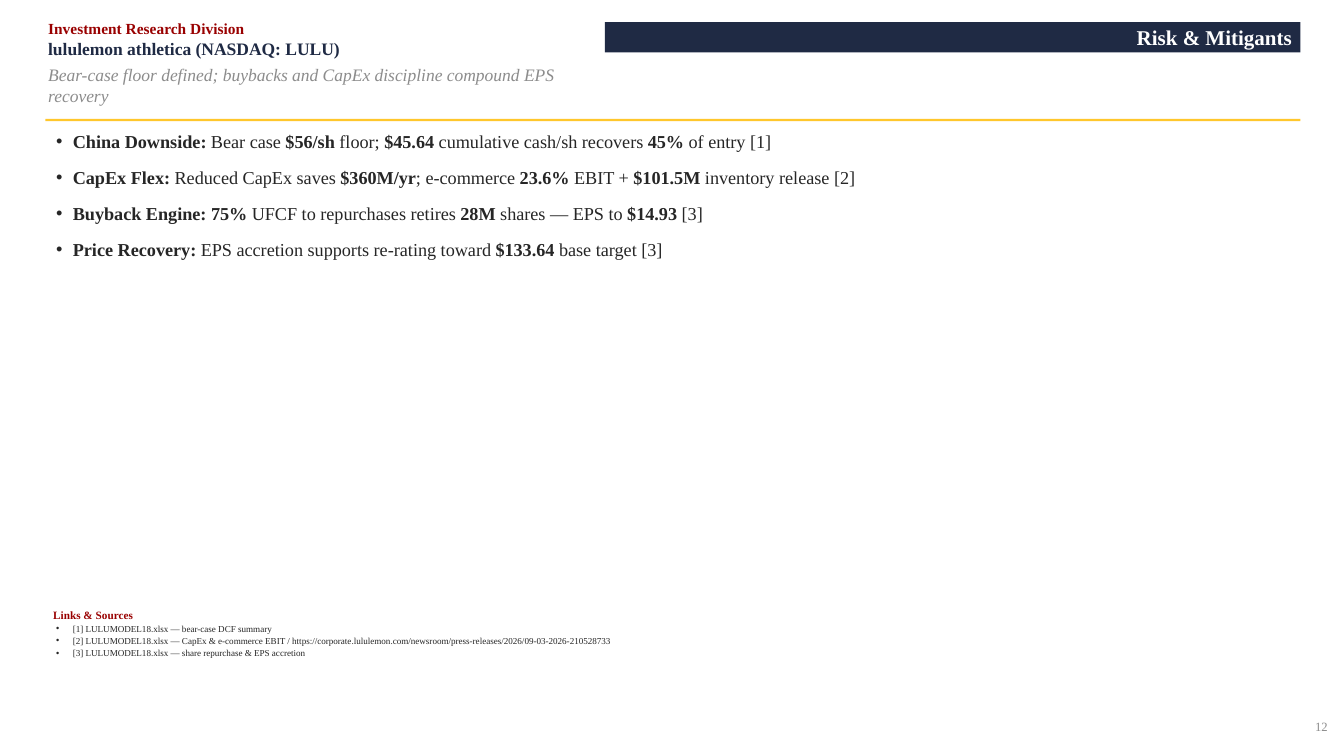
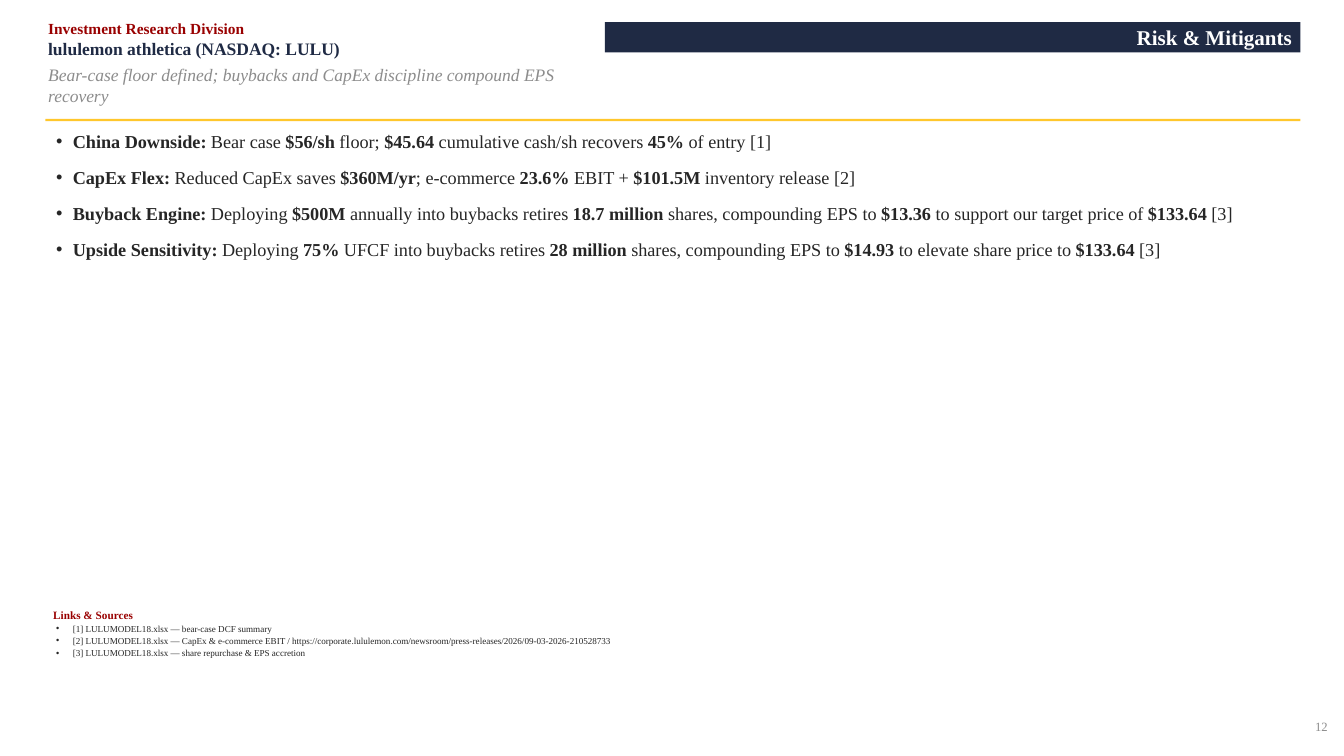
Before and after one commit to vengeanceaiUSC/RM, a slide deck: slide 12 of LULU/LULU_Investment_Pitch_Deck.pptx. Drawn at 1344x756 pixels with LibreOffice and Linux fonts; fonts in the diff are those of the drawing. Boxes give left, top, right and bottom in pixels: in the first picture for what was removed or moved away, otherwise in the second. Text is boxed around its words. In the diff, an @@ line names an element or a change of style, - is before the commit and + after.

```diff
--- a/LULU/LULU_Investment_Pitch_Deck.pptx
+++ b/LULU/LULU_Investment_Pitch_Deck.pptx
@@ text at (73, 207, 1232, 260): text changed @@
-• Buyback Engine: 75% UFCF to repurchases retires 28M shares — EPS to $14.93 [3]
-• Price Recovery: EPS accretion supports re-rating toward $133.64 base target [3]
+• Buyback Engine: Deploying $500M annually into buybacks retires 18.7 million shares, compounding EPS to $13.36 to support our target price of $133.64 [3]
+• Upside Sensitivity: Deploying 75% UFCF into buybacks retires 28 million shares, compounding EPS to $14.93 to elevate share price to $133.64 [3]
```
Also in this commit, not shown: 1 other slide changed, 2 other files.
